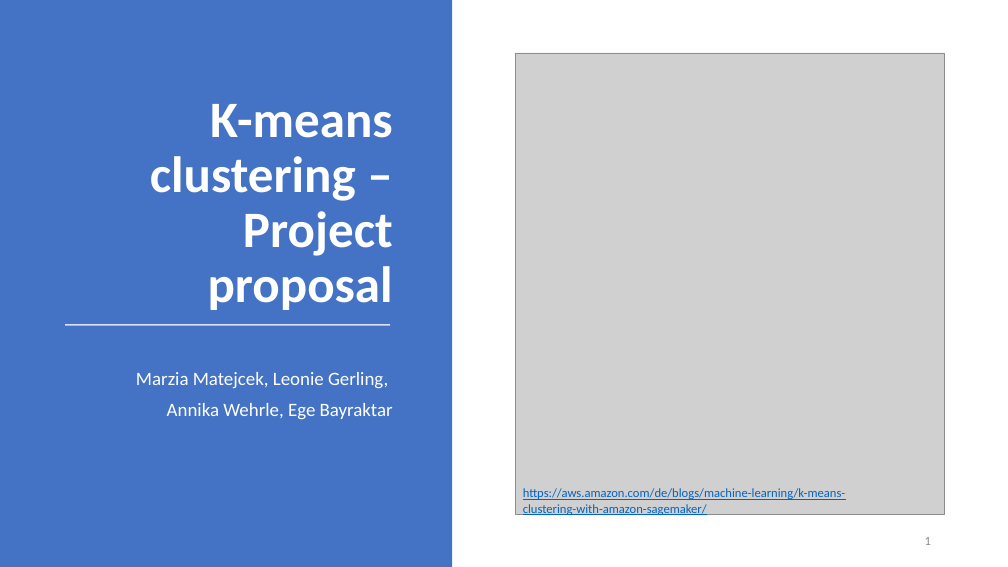
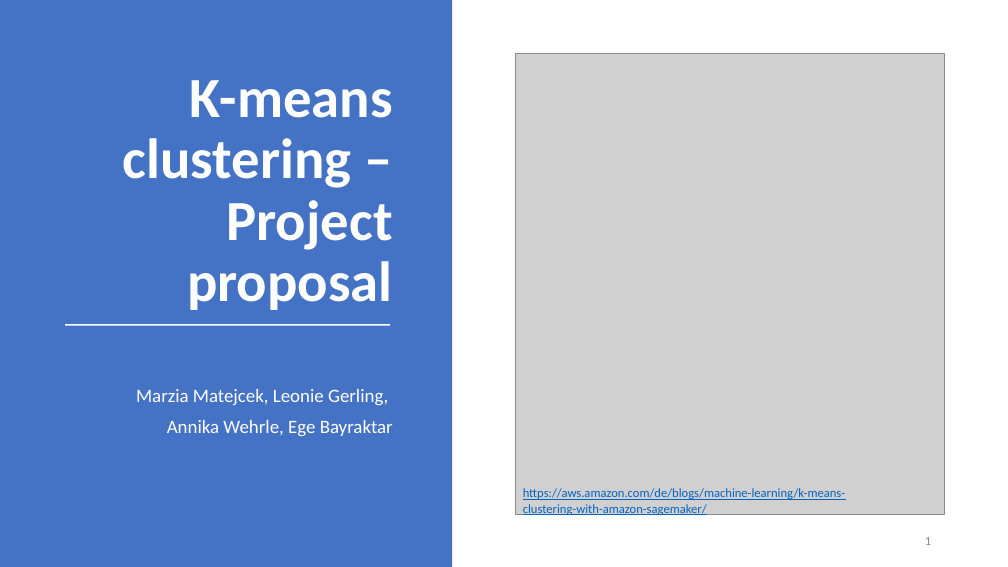
Before and after one commit to datascience-mobi/group-01-project-4-1, a slide deck: slide 1 of K-means clustering.pptx. Drawn at 1008x567 pixels with LibreOffice and Linux fonts; fonts in the diff are those of the drawing; grey boxes stand for pictures. Boxes give left, top, right and bottom in pixels: in the first picture for what was removed or moved away, otherwise in the second. Text is boxed around its words. In the diff, an @@ line names an element or a change of style, - is before the commit and + after.

Commit message:
änderungen marzia

```diff
--- a/K-means clustering.pptx
+++ b/K-means clustering.pptx
@@ text "K-means clustering – Project proposal" at [123, 80, 393, 310]: size 48.6 to 54 pt @@
@@ text "Marzia Matejcek, Leonie Gerling,": place and size @@
-text "Marzia Matejcek, Leonie Gerling," at [136, 372, 393, 420]
+text "Marzia Matejcek, Leonie Gerling," at [136, 389, 393, 437]
@@ page number at [925, 537, 931, 545]: text colour #8C8C8C to #8B8B8B @@
```
Also in this commit, not shown: 8 other slides changed, 1 other file.
